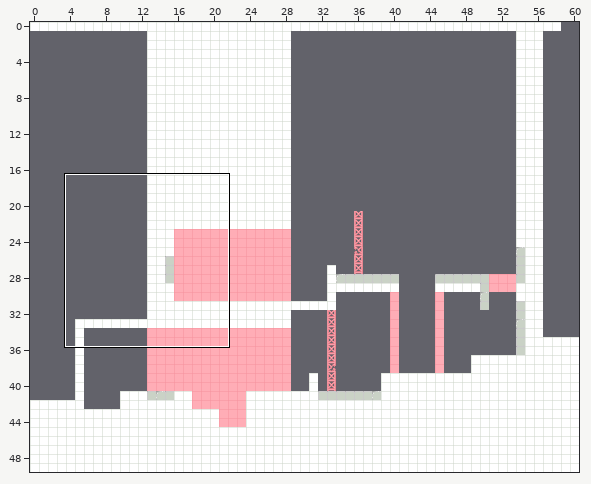
A Tiled map (JSON) gets an edit: public/assets/levels/gunfire.json. The picture above shows the old version from afar; the outline marks the close-up.
Close-up. The starting point:
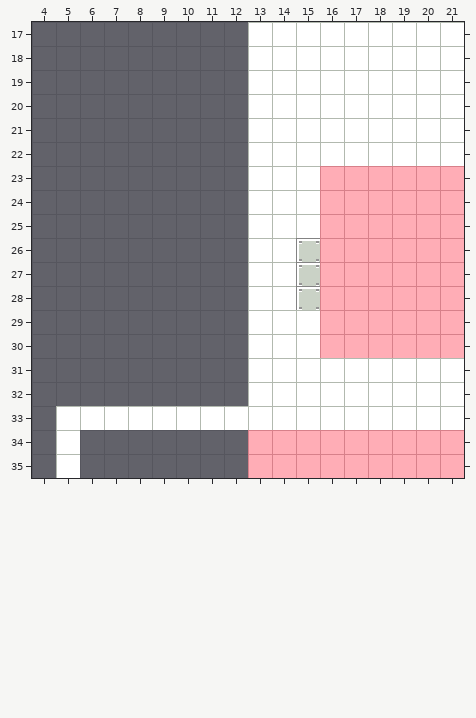
Cells are 16x16 px. Shown: x 4..21, y 17..35. The commit also changed other parts of the map, which this record leaves out.
After the commit:
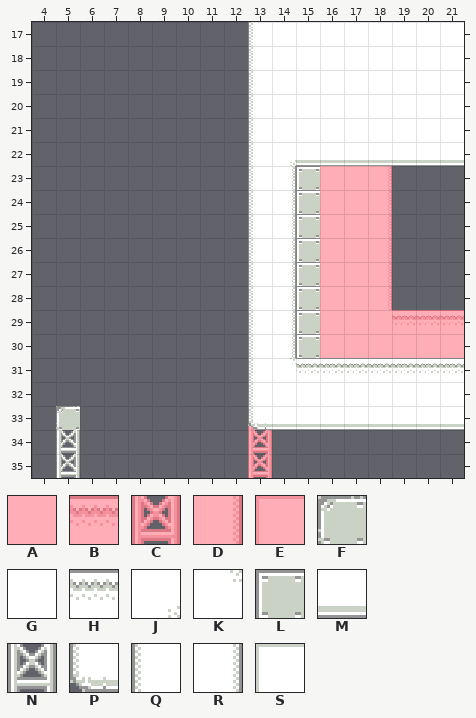
Key: from "bg-tileset": A 3, B 4, C 12, D 28, E 32; from "tilleset": F 0, G 3, H 4, J 5, K 5 turned 270, L 6, M 11, N 12, P 17, Q 22, R 28, S 32.
_ is an empty cell, # one hidden under a higher layer.
Edits made:
Layer "Tile Layer 2":
y 23..28: x 16..21 EEEEEE -> AAD___
y 29: x 16..21 EEEEEE -> AAABBB
y 30: x 16..21 EEEEEE -> AAAAAA
y 33: x 13 # -> C
y 34..35: x 13..21 EEEEEEEEE -> C________
Layer "Tile Layer 1":
y 17..21: x 13..21 SSSSSSSSS -> QGGGGGGGG
y 22: x 13..21 SSSSSSSSS -> QJMMMMMMM
y 23..25: x 13..15 SSS -> QRL
y 26..28: x 13..14 SS -> QR
y 29..30: x 13..15 SSS -> QRL
y 31: x 13..21 SSSSSSSSS -> QKHHHHHHH
y 32: x 13..21 SSSSSSSSS -> QGGGGGGGG
y 33: x 5..21 SSSSSSSSSSSSSSSSS -> F_______PMMMMMMMM
y 34..35: x 5 S -> N
